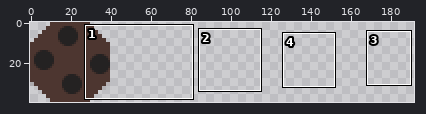
Sprite sheet -- Output/Assets/Textures/Asteroid.png. Above: a wide view before the commit, with the close-up outlined.
Close-up. As it was:
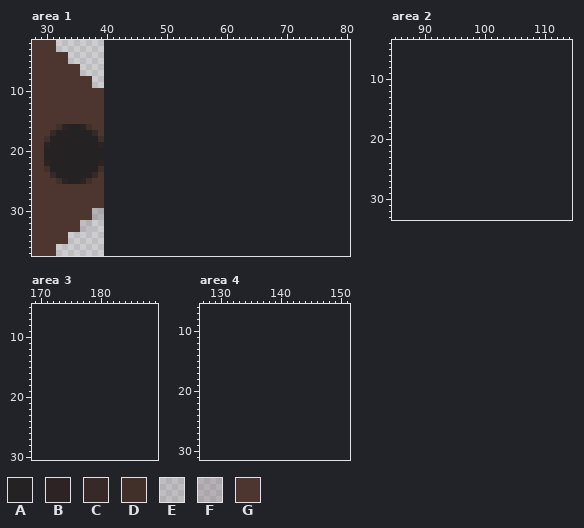
The file is 40x40 pixels. Pixels under 10% opacity are left out. Colours within 5 levels of each other are drawn and written as one. Shown: area 1: x 28..80, y 2..37; area 2: x 85..114, y 4..33; area 3: x 169..189, y 5..30; area 4: x 127..151, y 6..31. The old version is drawn lined up with the new one, on the new canvas. The wide view leaves out empty margins. The commit also changed other parts of the picture, which this record leaves out.
Palette (. is transparent): A #242222  B #2c2322  C #362927  D #41302a  E #8072742c  F #80727450  G #4d3630
Now the later version:
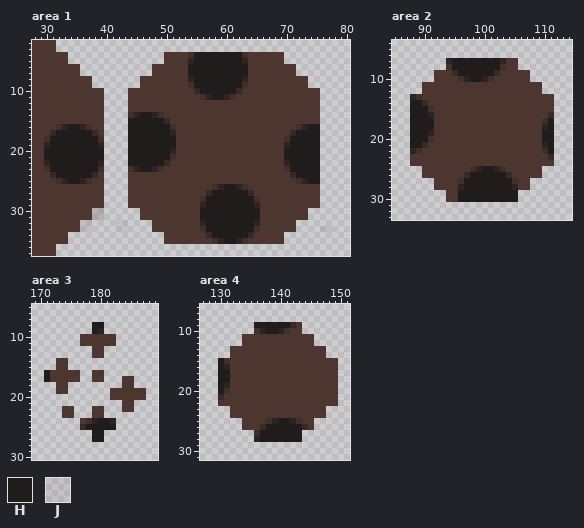
Colours new in this view: H #201c1c  J #86737523
Change:
canvas 40x40 -> 200x40
colour E: #8072742c -> #8673752c
colour F: #80727450 -> #86737550
Area 1:
y 4: x 50..69 .................... -> GGGGDHHHHHHHHDGGGGGG
y 5: x 50..69 .................... -> GGGGBHHHHHHHHBGGGGGG
y 6..7: x 48..71 ........................ -> GGGGGGHHHHHHHHHHGGGGGGGG
y 8: x 46..73 ............................ -> GGGGGGGGBHHHHHHHHBGGGGGGGGGG
y 9: x 46..73 ............................ -> GGGGGGGGDHHHHHHHHDGGGGGGGGGG
y 10: x 44..75 ................................ -> GGGGGGGGGGGCHHHHHHCGGGGGGGGGGGGG
y 11: x 44..75 ................................ -> GGGGGGGGGGGGDBHHBDGGGGGGGGGGGGGG
y 12..13: x 44..75 ................................ -> GGGGGGGGGGGGGGGGGGGGGGGGGGGGGGGG
y 14: x 44..75 ................................ -> DBHHBDGGGGGGGGGGGGGGGGGGGGGGGGGG
y 15: x 44..75 ................................ -> HHHHHHCGGGGGGGGGGGGGGGGGGGGGGGGG
y 16: x 34..35 AA -> HH; x 44..75 ................................ -> HHHHHHHDGGGGGGGGGGGGGGGGGGGGDBHH
y 17: x 32..37 AAAAAA -> HHHHHH; x 44..75 ................................ -> HHHHHHHBGGGGGGGGGGGGGGGGGGGCHHHH
y 18: x 31..38 AAAAAAAA -> HHHHHHHH; x 44..75 ................................ -> HHHHHHHHGGGGGGGGGGGGGGGGGGDHHHHH
y 19: x 31..38 AAAAAAAA -> HHHHHHHH; x 44..75 ................................ -> HHHHHHHHGGGGGGGGGGGGGGGGGGBHHHHH
y 20: x 30..39 AAAAAAAAAA -> HHHHHHHHHH; x 44..75 ................................ -> HHHHHHHBGGGGGGGGGGGGGGGGGGHHHHHH
y 21: x 30..39 AAAAAAAAAA -> HHHHHHHHHH; x 44..75 ................................ -> HHHHHHHDGGGGGGGGGGGGGGGGGGHHHHHH
y 22: x 31..38 AAAAAAAA -> HHHHHHHH; x 44..75 ................................ -> HHHHHHCGGGGGGGGGGGGGGGGGGGBHHHHH
y 23: x 31..38 AAAAAAAA -> HHHHHHHH; x 44..75 ................................ -> DBHHBDGGGGGGGGGGGGGGGGGGGGDHHHHH
y 24: x 32..37 AAAAAA -> HHHHHH; x 44..75 ................................ -> GGGGGGGGGGGGGGGGGGGGGGGGGGGCHHHH
y 25: x 34..35 AA -> HH; x 44..75 ................................ -> GGGGGGGGGGGGGGGGGGGGGGGGGGGGDBHH
y 26: x 44..75 ................................ -> GGGGGGGGGGGGGGDBHHBDGGGGGGGGGGGG
y 27: x 44..75 ................................ -> GGGGGGGGGGGGGCHHHHHHCGGGGGGGGGGG
y 28: x 44..75 ................................ -> GGGGGGGGGGGGDHHHHHHHHDGGGGGGGGGG
y 29: x 44..75 ................................ -> GGGGGGGGGGGGBHHHHHHHHBGGGGGGGGGG
y 30..31: x 46..73 ............................ -> GGGGGGGGGGHHHHHHHHHHGGGGGGGG
y 32: x 42..43 .. -> JJ; x 48..71 ........................ -> GGGGGGGGBHHHHHHHHBGGGGGG
y 33: x 42..43 .. -> JJ; x 48..71 ........................ -> GGGGGGGGDHHHHHHHHDGGGGGG; x 76..77 .. -> EE
y 34: x 50..69 .................... -> GGGGGGGCHHHHHHCGGGGG
y 35: x 50..69 .................... -> GGGGGGGGDBHHBDGGGGGG
Area 2:
y 7: x 94..105 ............ -> BHHHHHHHHBGG
y 8: x 94..105 ............ -> DHHHHHHHHDGG
y 9: x 92..107 ................ -> GGGCHHHHHHCGGGGG
y 10: x 92..107 ................ -> GGGGDBHHBDGGGGGG
y 11..12: x 90..109 .................... -> GGGGGGGGGGGGGGGGGGGG
y 13: x 88..111 ........................ -> BDGGGGGGGGGGGGGGGGGGGGGG
y 14: x 88..111 ........................ -> HHCGGGGGGGGGGGGGGGGGGGGG
y 15: x 88..111 ........................ -> HHHDGGGGGGGGGGGGGGGGGGGG
y 16: x 88..111 ........................ -> HHHBGGGGGGGGGGGGGGGGGGGC
y 17: x 88..111 ........................ -> HHHHGGGGGGGGGGGGGGGGGGDH
y 18: x 88..111 ........................ -> HHHHGGGGGGGGGGGGGGGGGGBH
y 19: x 88..111 ........................ -> HHHBGGGGGGGGGGGGGGGGGGHH
y 20: x 88..111 ........................ -> HHHDGGGGGGGGGGGGGGGGGGHH
y 21: x 88..111 ........................ -> HHCGGGGGGGGGGGGGGGGGGGBH
y 22: x 88..111 ........................ -> BDGGGGGGGGGGGGGGGGGGGGDH
y 23: x 88..111 ........................ -> GGGGGGGGGGGGGGGGGGGGGGGC
y 24: x 88..111 ........................ -> GGGGGGGGGGGGGGGGGGGGGGGG
y 25: x 90..109 .................... -> GGGGGGGGDBHHBDGGGGGG
y 26: x 90..109 .................... -> GGGGGGGCHHHHHHCGGGGG
y 27: x 92..107 ................ -> GGGGDHHHHHHHHDGG
y 28: x 92..107 ................ -> GGGGBHHHHHHHHBGG
y 29..30: x 94..105 ............ -> GGHHHHHHHHHH
Area 3:
y 8: x 179..180 .. -> HH
y 9: x 179..180 .. -> HB
y 10..11: x 177..182 ...... -> GGGGGG
y 12..13: x 179..180 .. -> GG
y 14..15: x 173..174 .. -> GG
y 16: x 171..176 ...... -> HGGGGG; x 179..180 .. -> GG
y 17: x 171..176 ...... -> HGGGGG; x 179..180 .. -> GG; x 184..185 .. -> GG
y 18: x 173..174 .. -> GG; x 184..185 .. -> GG
y 19: x 173..174 .. -> GG; x 182..187 ...... -> GGGGGG
y 20: x 182..187 ...... -> GGGGGG
y 21: x 184..185 .. -> GG
y 22: x 174..175 .. -> GG; x 179..180 .. -> GG; x 184..185 .. -> GG
y 23: x 174..175 .. -> GG; x 179..180 .. -> GG
y 24: x 177..182 ...... -> GDBHHB
y 25: x 177..182 ...... -> CHHHHH
y 26..27: x 179..180 .. -> HH
Area 4:
y 9: x 136..143 ........ -> HHHHHHCG
y 10: x 136..143 ........ -> DBHHBDGG
y 11..12: x 134..145 ............ -> GGGGGGGGGGGG
y 13..14: x 132..147 ................ -> GGGGGGGGGGGGGGGG
y 15: x 130..149 .................... -> HDGGGGGGGGGGGGGGGGGG
y 16: x 130..149 .................... -> HBGGGGGGGGGGGGGGGGGG
y 17..18: x 130..149 .................... -> HHGGGGGGGGGGGGGGGGGG
y 19: x 130..149 .................... -> HBGGGGGGGGGGGGGGGGGG
y 20: x 130..149 .................... -> HDGGGGGGGGGGGGGGGGGG
y 21: x 130..149 .................... -> CGGGGGGGGGGGGGGGGGGG
y 22: x 130..149 .................... -> GGGGGGGGGGGGGGGGGGGG
y 23..24: x 132..147 ................ -> GGGGGGGGGGGGGGGG
y 25: x 134..145 ............ -> GGGGDBHHBDGG
y 26: x 134..145 ............ -> GGGCHHHHHHCG
y 27: x 136..143 ........ -> DHHHHHHH
y 28: x 136..143 ........ -> BHHHHHHH
Pixel boxes of the changes (left, top, right, bottom) in both close-ups:
changed: (44, 52, 332, 244)
added: (410, 58, 554, 202)
added: (44, 322, 146, 442)
added: (218, 322, 338, 442)
